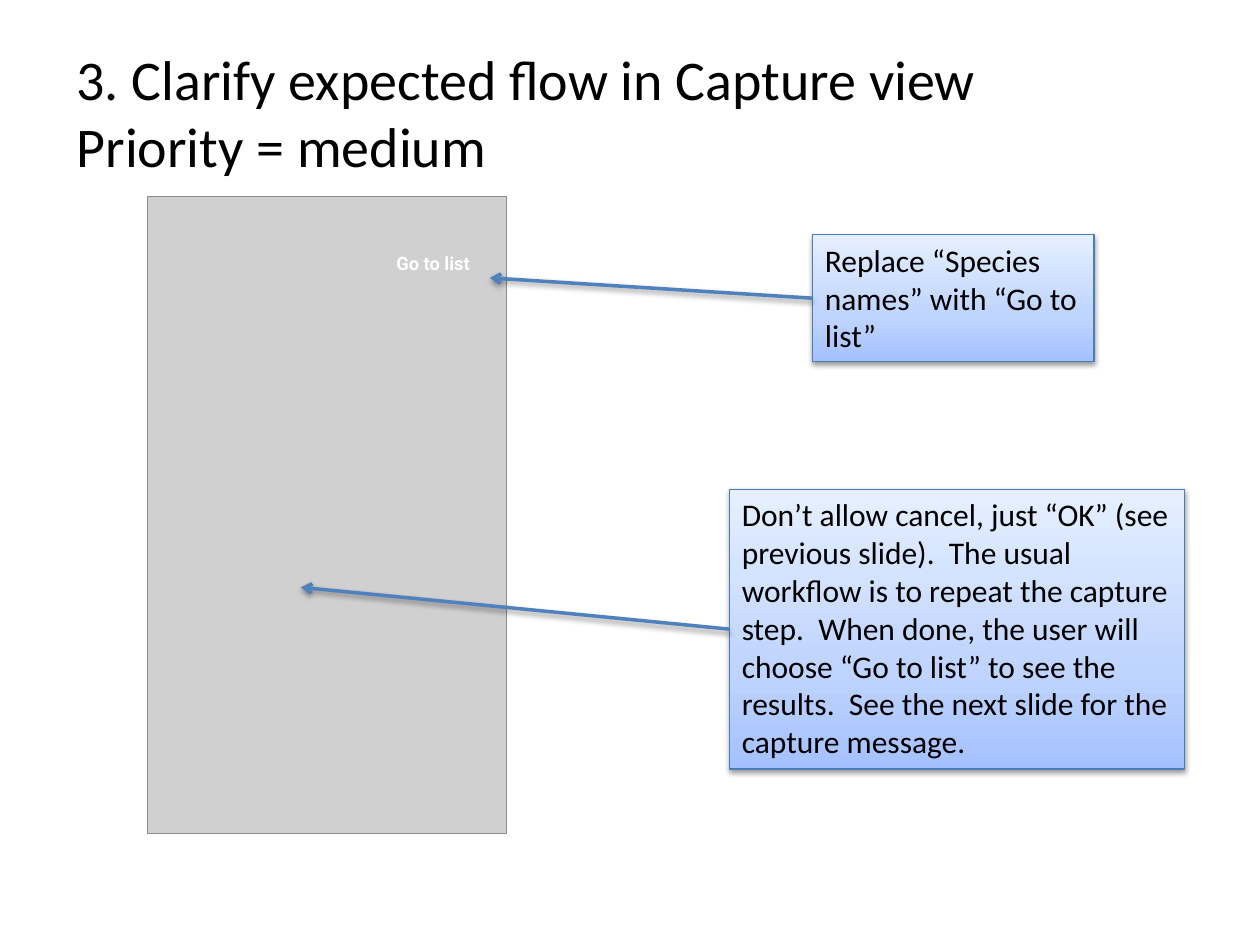
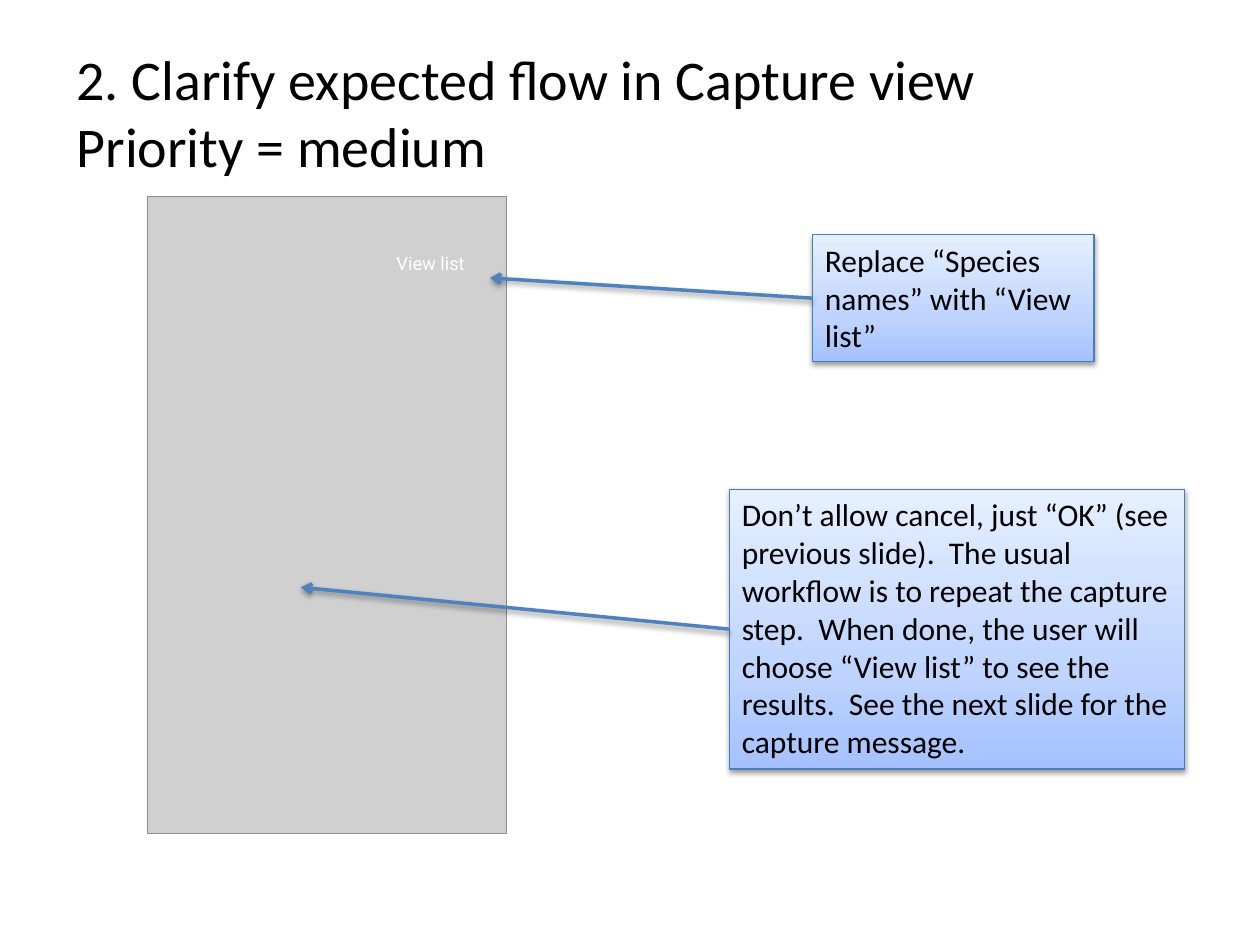
Before and after one commit to phylotastic/Pt_Mobile_Application, a slide deck: slide 4 of design/mobile_app_mvp_priorities.pptx (slide 5 before the commit). Drawn at 1260x945 pixels with LibreOffice and Linux fonts; fonts in the diff are those of the drawing; grey boxes stand for pictures. Boxes give left, top, right and bottom in pixels: in the first picture for what was removed or moved away, otherwise in the second. Text is boxed around its words. In the diff, an @@ line names an element or a change of style, - is before the commit and + after.

Commit message:
revised home view suggestios

```diff
--- a/design/mobile_app_mvp_priorities.pptx
+++ b/design/mobile_app_mvp_priorities.pptx
@@ text at box(77, 61, 975, 109): text changed @@
-3. Clarify expected flow in Capture view
+2. Clarify expected flow in Capture view
@@ text at box(396, 257, 464, 270): text changed; bold off @@
-Go to list
+View list
@@ text in rectangle at box(825, 249, 1071, 348): text changed @@
-Replace “Species names” with “Go to list”
+Replace “Species names” with “View list”
@@ text in rectangle at box(742, 503, 1168, 759): text changed @@
-Don’t allow cancel, just “OK” (see previous slide). The usual workflow is to repeat the capture step. When done, the user will choose “Go to list” to see the results. See the next slide for the capture message.
+Don’t allow cancel, just “OK” (see previous slide). The usual workflow is to repeat the capture step. When done, the user will choose “View list” to see the results. See the next slide for the capture message.
```
Also in this commit, not shown: 3 other slides changed.
